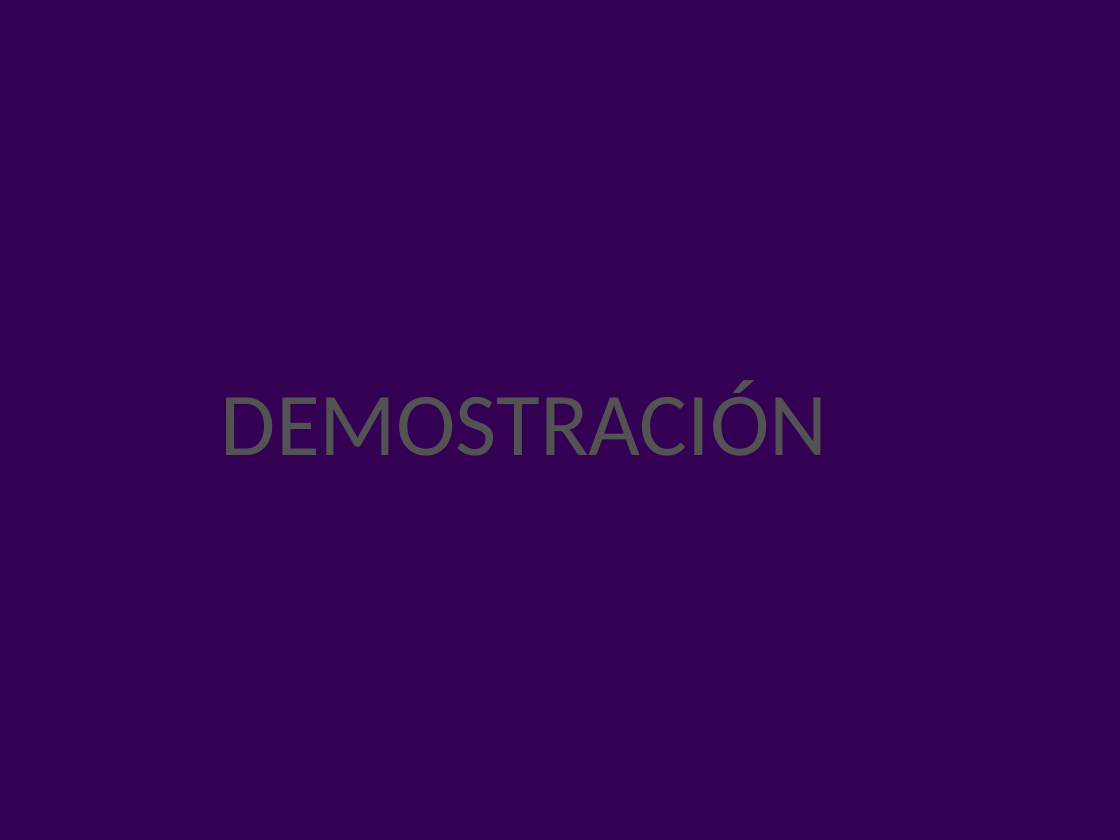
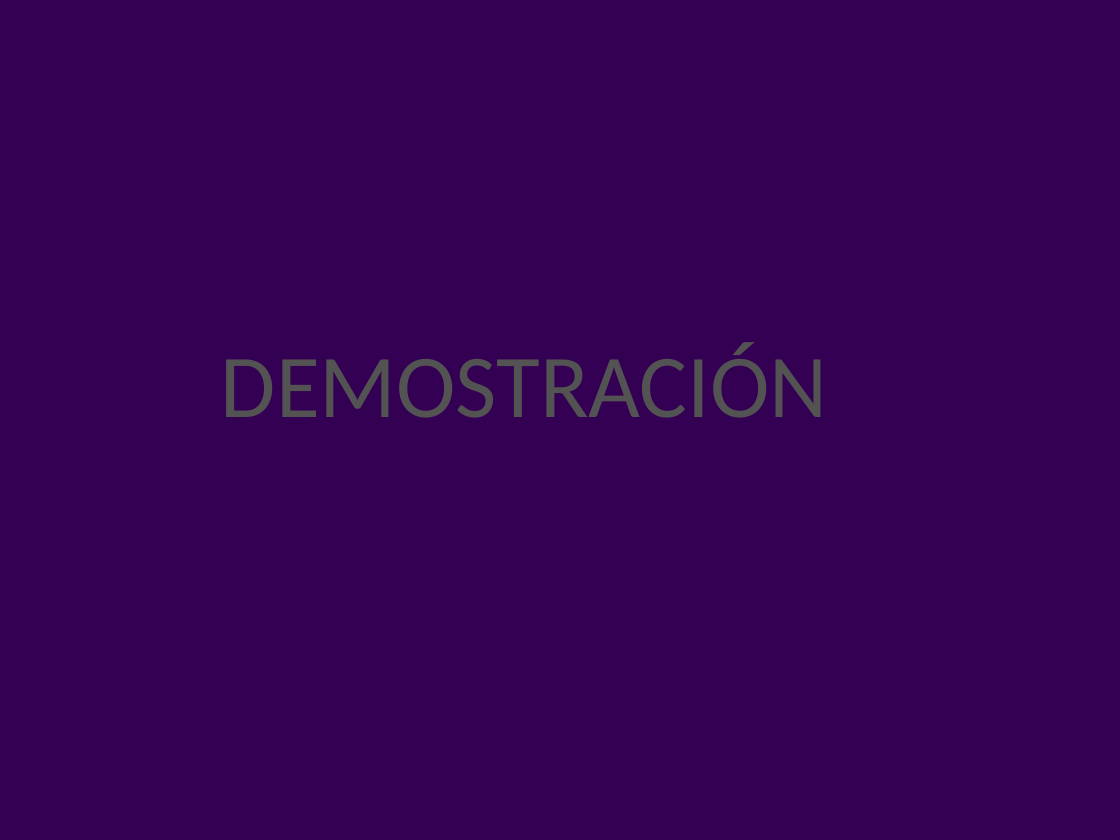
Before and after one commit to azaelalanis/Sistema-de-Inscripciones-de-Natacion, a slide deck: slide 9 of PresentacionFinalAdmin.pptx (slide 7 before the commit). Drawn at 1120x840 pixels with LibreOffice and Linux fonts; fonts in the diff are those of the drawing; background and template pictures are left out. Boxes give left, top, right and bottom in pixels: in the first picture for what was removed or moved away, otherwise in the second. Text is boxed around its words. In the diff, an @@ line names an element or a change of style, - is before the commit and + after.

```diff
--- a/PresentacionFinalAdmin.pptx
+++ b/PresentacionFinalAdmin.pptx
@@ text "DEMOSTRACIÓN": place and size @@
-text "DEMOSTRACIÓN" at (221, 380, 828, 456)
+text "DEMOSTRACIÓN" at (221, 342, 828, 418)
```
Also in this commit, not shown: 2 slides added.
